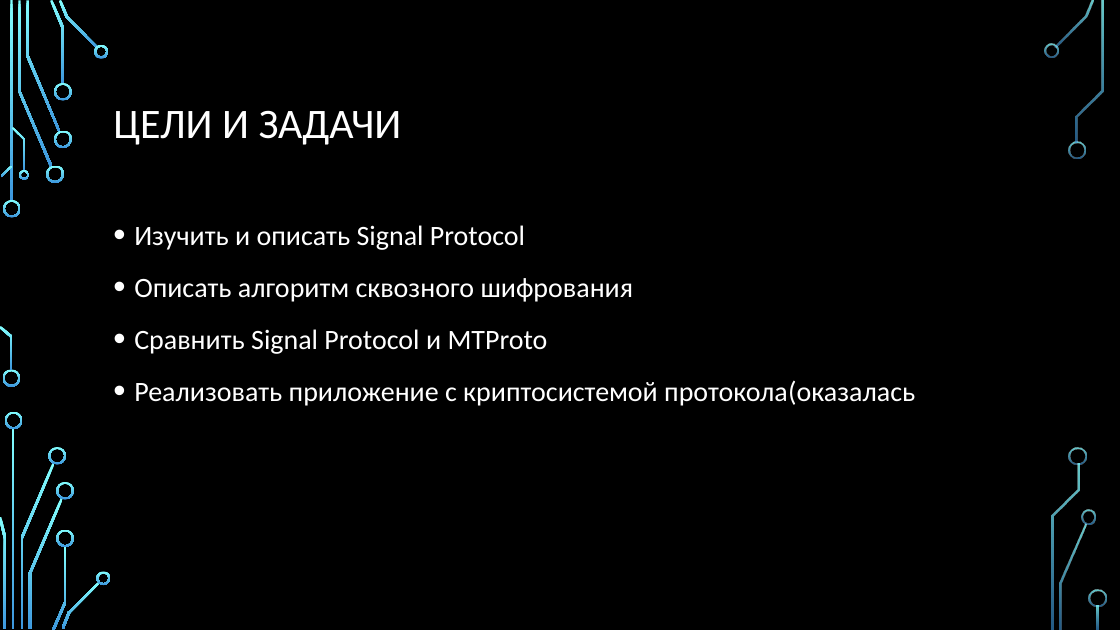
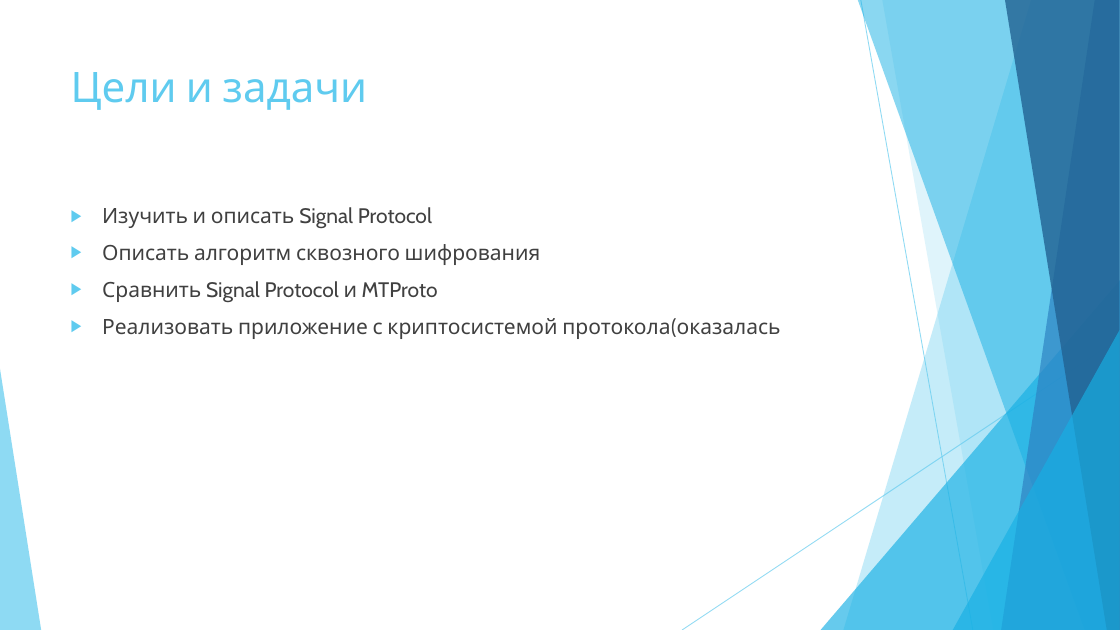
Before and after one commit to natallia-zzz/messenger_crypt, a slide deck: slide 2 of SignalProtocol.pptx. Drawn at 1120x630 pixels with LibreOffice and Linux fonts; fonts in the diff are those of the drawing; background and template pictures are left out. Boxes give left, top, right and bottom in pixels: in the first picture for what was removed or moved away, otherwise in the second. Text is boxed around its words. In the diff, an @@ line names an element or a change of style, - is before the commit and + after.

```diff
--- a/SignalProtocol.pptx
+++ b/SignalProtocol.pptx
@@ background picture (left out) to #FFFFFF @@
@@ title "Цели и задачи" at (71, 72, 367, 110): vertical alignment middle to top @@
@@ title at (71, 72, 367, 110): text changed; font Calibri to Cabin; text colour #FFFFFF to #5FCBEF @@
-ЦЕЛИ И ЗАДАЧИ
+Цели и задачи
@@ text "Изучить и описать Signal Protocol": place and size @@
-text "Изучить и описать Signal Protocol" at (134, 225, 915, 406)
+text "Изучить и описать Signal Protocol" at (102, 207, 781, 339)
@@ text "Изучить и описать Signal Protocol" at (102, 207, 781, 339): size 24 to 18 pt, font Calibri to Cabin, text colour #FFFFFF to #404040; bullet • to ▶; line spacing 1.2 to 1 @@
@@ group added at (0, 0, 1120, 630): 5 freeform shapes, 3 triangles, 2 lines @@
@@ group removed at (0, 0, 1107, 630): 33 freeform shapes, 3 rectangles @@
```
Also in this commit, not shown: 13 other slides changed, 5 slides added, 1 slide removed, 2 other files.
